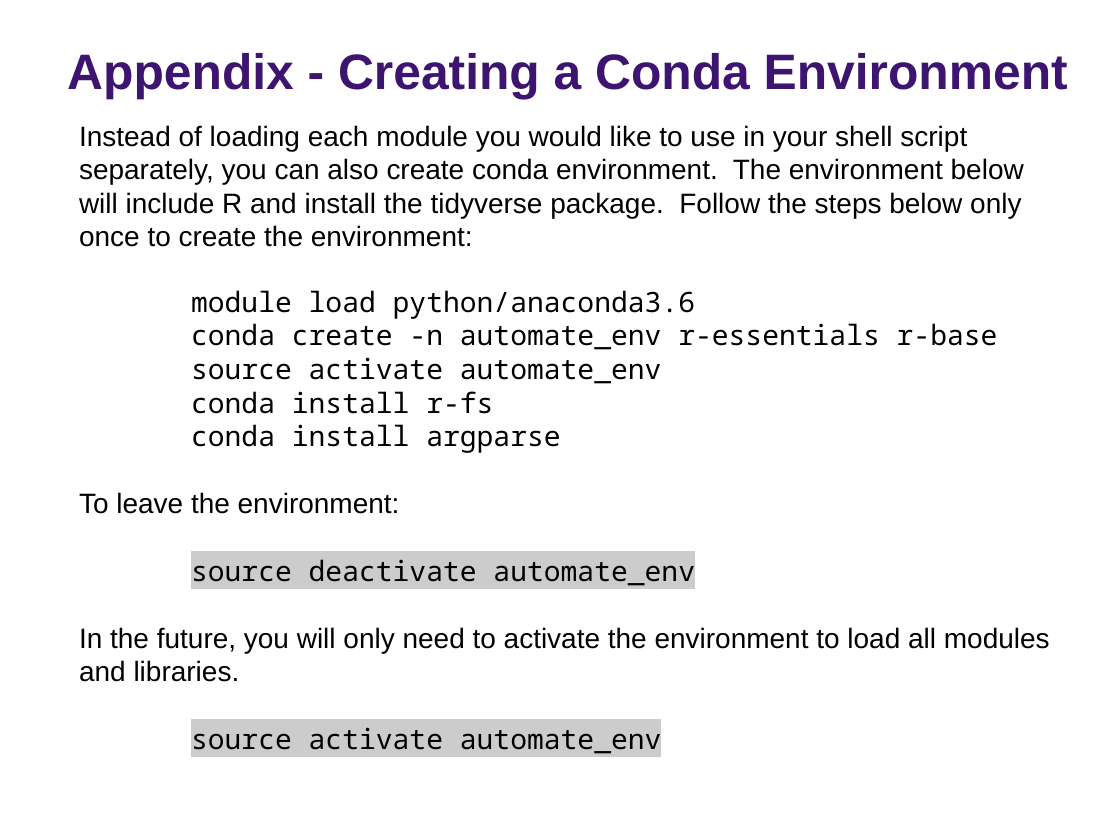
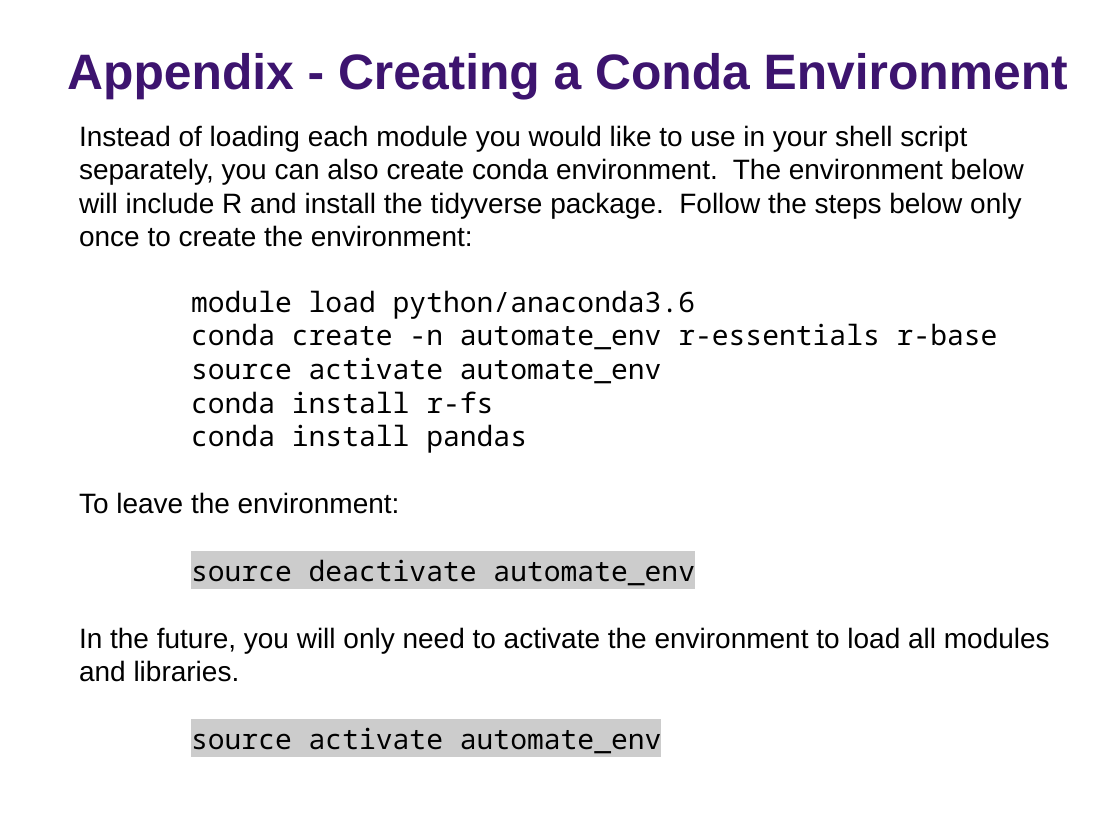
Before and after one commit to rs-kellogg/workshop_2022, a slide deck: slide 22 of Session4_Automate/Session4_Automation.pptx (slide 19 before the commit). Drawn at 1120x840 pixels with LibreOffice and Linux fonts; fonts in the diff are those of the drawing; background and template pictures are left out. Boxes give left, top, right and bottom in pixels: in the first picture for what was removed or moved away, otherwise in the second. Text is boxed around its words. In the diff, an @@ line names an element or a change of style, - is before the commit and + after.

```diff
--- a/Session4_Automate/Session4_Automation.pptx
+++ b/Session4_Automate/Session4_Automation.pptx
@@ text at bbox=[191, 424, 527, 453]: text changed @@
-conda install argparse
+conda install pandas
```
Also in this commit, not shown: 3 slides added, 1 other file.
